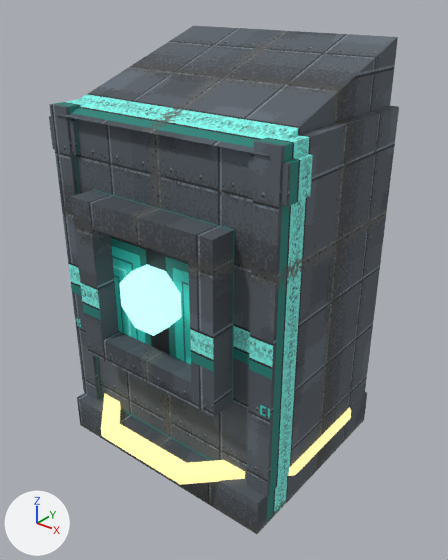
Renders of the glTF model assets/models/batch001/check/check_b_vault.glb from each side of a commit.
Both versions are drawn from a 50 mm lens placed at (1.87, -2.33, 2.4), pointed at (0.04, -0.04, 0.97). The axes (+X, +Y, +Z) are drawn at lower left. The lights are the same throughout. The picture after the commit comes second.

The first picture shows 'check_b_vault'.
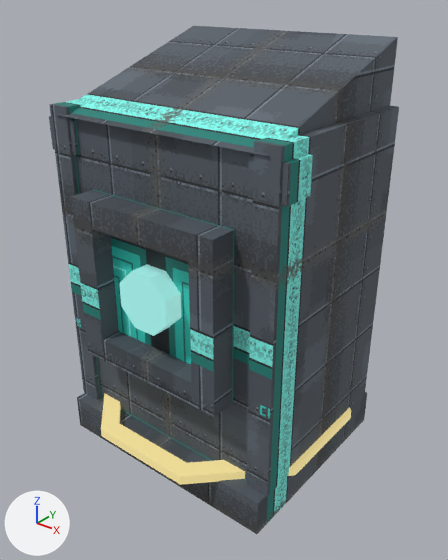
Where the change shows, as pixel boxes (x1, y1, x2, y2) in the pictures (448 x 560 px):
'check_b_vault', recoloured
    both: (98, 252, 354, 488)

The change in detail:
In material 'check_b_vault_core' (mat_check_b_vault_core), emission_color goes from (0.522, 1.0, 0.953) (cyan #bffffa) to (0.237, 0.455, 0.433) (greyish cyan #86b4b0).
In material 'check_b_vault_ring' (mat_check_b_vault_ring), emission_color goes from (1.0, 0.831, 0.361) (yellow #ffeba2) to (0.563, 0.468, 0.203) (yellow #c6b67c).
